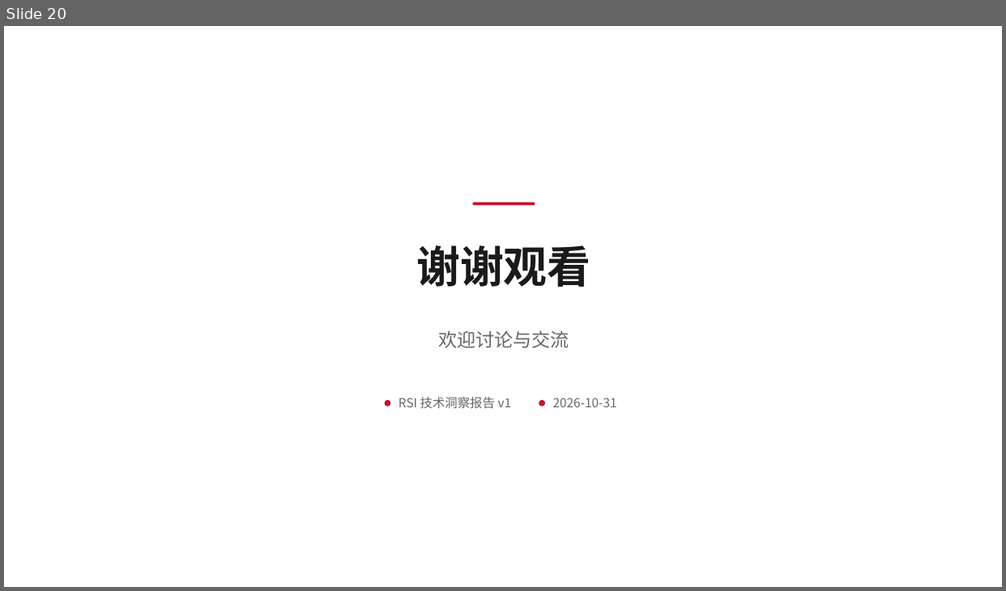
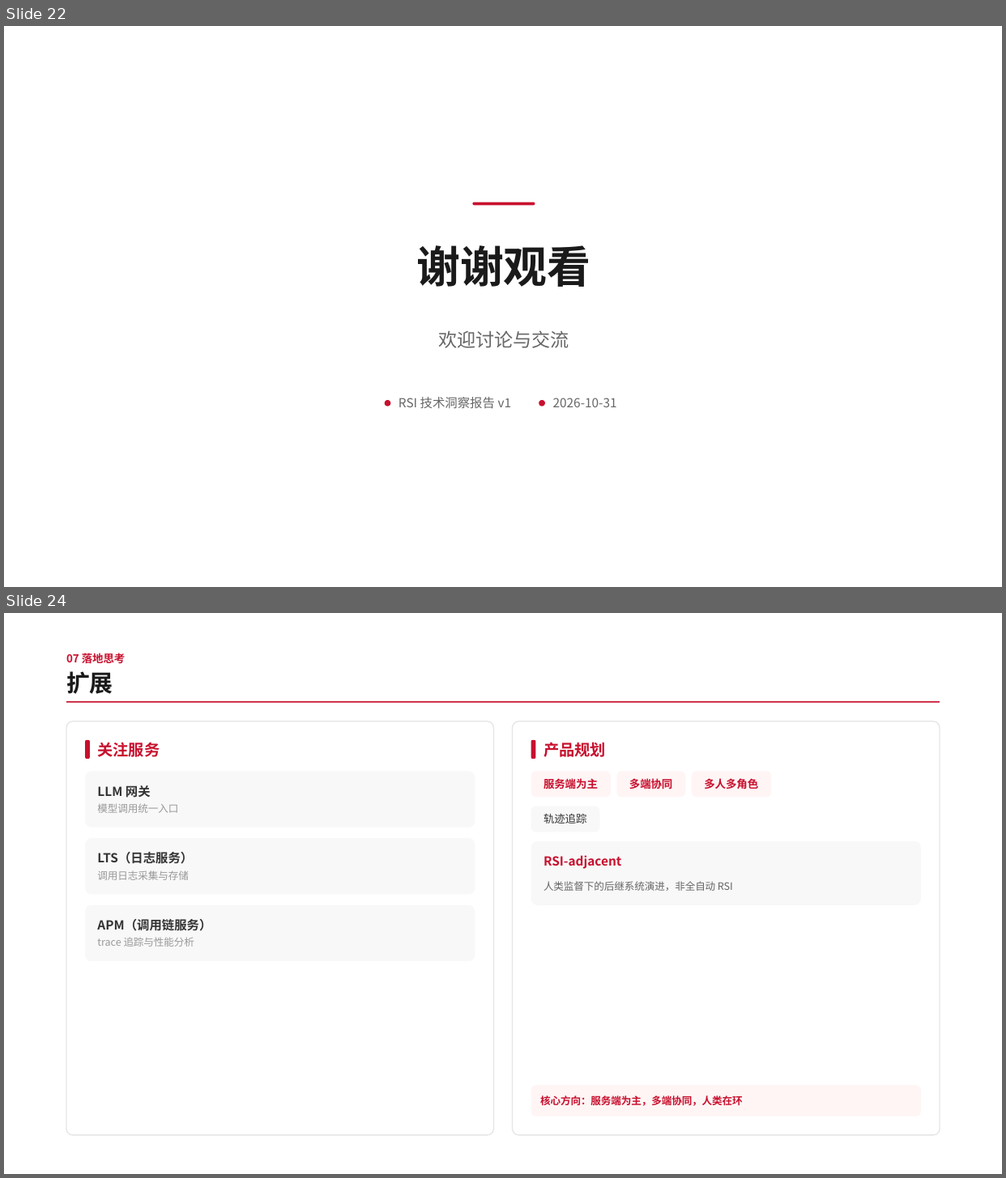
Before and after one commit to lucky110100/yoskills, a slide deck: docs/common/RSI-技术分享PPT/RSI-技术分享.pptx. Shown one above the other, each under a label of ours: slide 20 before the commit, slides 22 and 24 after it; the slides between them are not shown. The pictures are 1006x591 and 1006x1178 pixels, drawn with LibreOffice and Linux fonts; fonts in the diff are those of the drawing. Boxes give left, top, right and bottom in pixels: in the first picture for what was removed or moved away, otherwise in the second. Text is boxed around its words. In the diff, an @@ line names an element or a change of style, - is before the commit and + after.

```diff
--- a/docs/common/RSI-技术分享PPT/RSI-技术分享.pptx
+++ b/docs/common/RSI-技术分享PPT/RSI-技术分享.pptx
@@ slide 24 added at (4,613,1002,1174), background #FFFFFF @@
@@ text added at (66,653,126,663), 10.5 pt, text #C8102E, bold @@
+07 落地思考
@@ text added at (66,671,113,694), 22.5 pt, text #1A1A1A, bold @@
+扩展
@@ rectangle added at (66,701,940,703), fill #C8102E @@
@@ rounded rectangle added at (66,722,493,1135), outline #E5E5E5 1 pt @@
@@ rounded rectangle added at (513,722,940,1135), outline #E5E5E5 1 pt @@
@@ rounded rectangle added at (85,740,89,759), fill #C8102E @@
@@ text added at (97,742,160,757), 15 pt, text #C8102E, bold @@
+关注服务
@@ rounded rectangle added at (531,740,535,759), fill #C8102E @@
@@ text added at (543,742,606,757), 15 pt, text #C8102E, bold @@
+产品规划
@@ rounded rectangle added at (85,771,475,827), fill #F8F8F8 @@
@@ rounded rectangle added at (531,771,611,796), fill #FFF5F5 @@
@@ text added at (543,778,598,789), 10.5 pt, text #C8102E, bold @@
+服务端为主
@@ rounded rectangle added at (617,771,686,796), fill #FFF5F5 @@
@@ text added at (629,778,673,789), 10.5 pt, text #C8102E, bold @@
+多端协同
@@ rounded rectangle added at (692,771,771,796), fill #FFF5F5 @@
@@ text added at (704,778,758,789), 10.5 pt, text #C8102E, bold @@
+多人多角色
@@ text added at (97,786,151,798), 12 pt, text #333333, bold @@
+LLM 网关
@@ text added at (97,803,178,813), 9.8 pt, text #999999 @@
+模型调用统一入口
@@ rounded rectangle added at (531,806,600,832), fill #F8F8F8 @@
@@ text added at (543,813,587,824), 10.5 pt, text #333333 @@
+轨迹追踪
@@ rounded rectangle added at (85,838,475,895), fill #F8F8F8 @@
@@ text added at (97,852,193,864), 12 pt, text #333333, bold @@
+LTS（日志服务）
@@ rounded rectangle added at (531,841,921,905), fill #F8F8F8 @@
@@ text added at (543,855,621,869), 12 pt, text #C8102E, bold @@
+RSI-adjacent
@@ text added at (97,871,188,880), 9.8 pt, text #999999 @@
+调用日志采集与存储
@@ text added at (543,881,733,891), 9.8 pt, text #666666 @@
+人类监督下的后继系统演进，非全自动 RSI
@@ rounded rectangle added at (85,905,475,962), fill #F8F8F8 @@
@@ text added at (97,919,211,931), 12 pt, text #333333, bold @@
+APM（调用链服务）
@@ text added at (97,937,194,947), 9.8 pt, text #999999 @@
+trace 追踪与性能分析
@@ rounded rectangle added at (531,1085,921,1117), fill #FFF5F5 @@
@@ text added at (540,1096,743,1106), 9.8 pt, text #C8102E, bold @@
+核心方向：服务端为主，多端协同，人类在环
@@ what was slide 20 is now slide 22 @@
```
Also in this commit, not shown: 4 slides changed, 5 other slides added, 9 other files.
